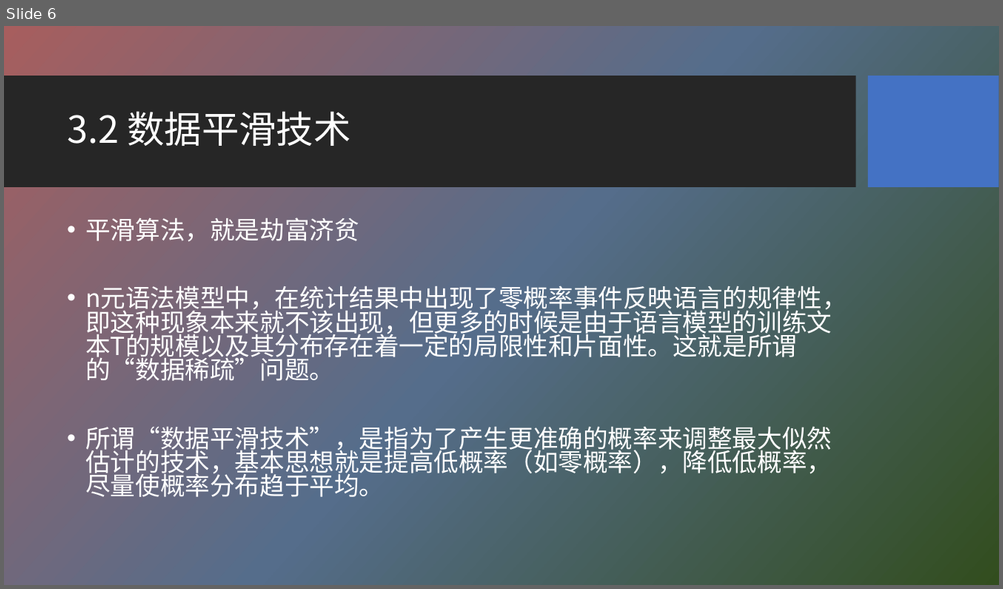
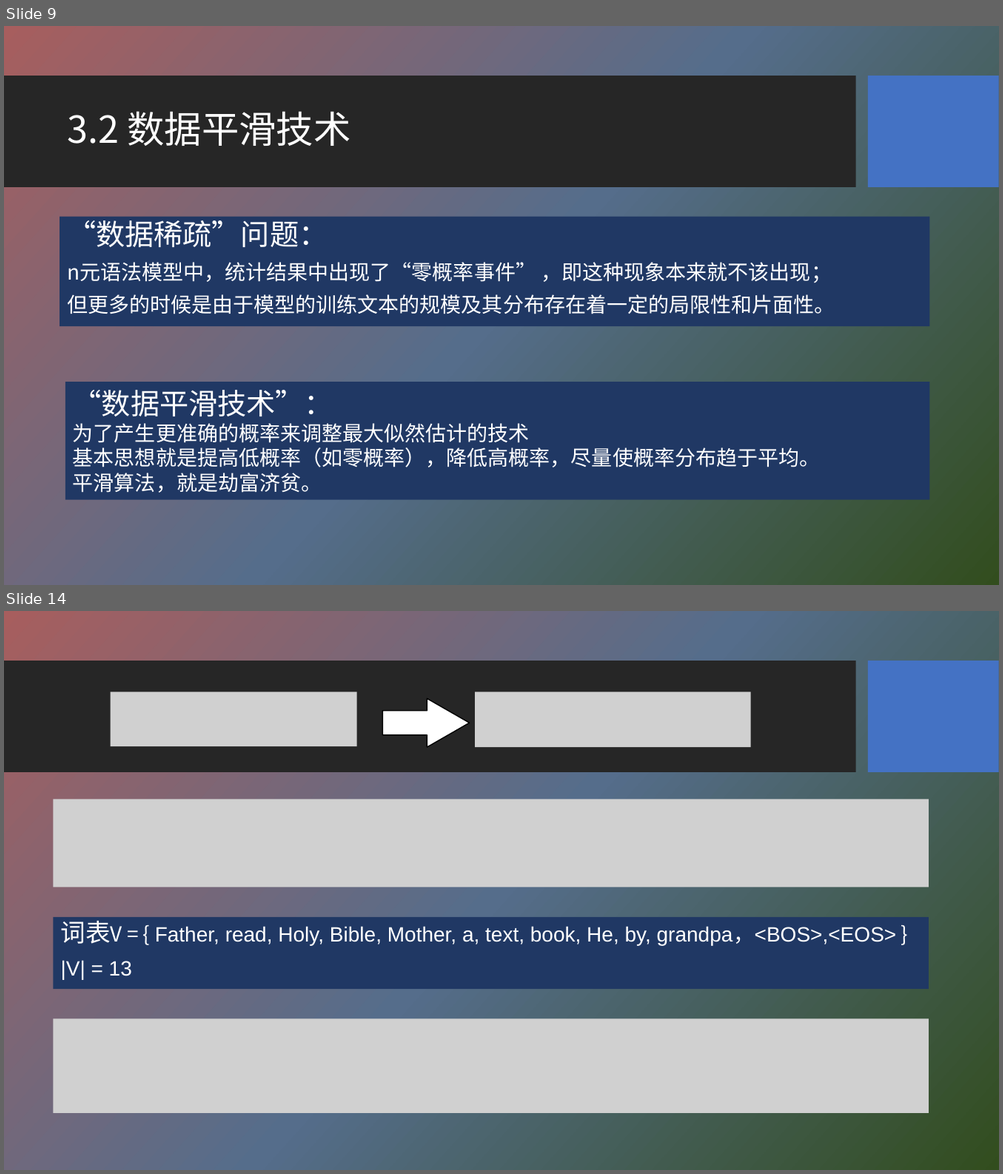
Before and after one commit to HBU/NLP_PPT, a slide deck: PPT-2020/ch03 n元语法模型.pptx. Shown one above the other, each under a label of ours: slide 6 before the commit, slides 9 and 14 after it; the slides between them are not shown. The pictures are 1003x589 and 1003x1174 pixels, drawn with LibreOffice and Linux fonts; fonts in the diff are those of the drawing; grey boxes stand for pictures; background and template pictures are left out. Boxes give left, top, right and bottom in pixels: in the first picture for what was removed or moved away, otherwise in the second. Text is boxed around its words. In the diff, an @@ line names an element or a change of style, - is before the commit and + after.

```diff
--- a/PPT-2020/ch03 n元语法模型.pptx
+++ b/PPT-2020/ch03 n元语法模型.pptx
@@ slide 14 added at bbox=[4, 611, 999, 1170], background picture (left out); not listed: 2 template elements that a slide beside it also shows @@
@@ picture added at bbox=[111, 692, 357, 747] @@
@@ right arrow added at bbox=[382, 698, 469, 747], fill #FFFFFF, outline #000000 1 pt @@
@@ picture added at bbox=[475, 692, 751, 748] @@
@@ picture added at bbox=[54, 799, 928, 887] @@
@@ rectangle added at bbox=[54, 917, 928, 990], fill #203864, 20 pt, text #FFFFFF @@
+词表V = { Father, read, Holy, Bible, Mother, a, text, book, He, by, grandpa，<BOS>,<EOS> }
+|V| = 13
@@ picture added at bbox=[54, 1019, 928, 1113] @@
@@ what was slide 6 is now slide 9 @@
@@ slide 9 changed as well @@
@@ text "“数据稀疏”问题：": place and size @@
-text "“数据稀疏”问题：" at bbox=[85, 218, 847, 497]
+text "“数据稀疏”问题：" at bbox=[60, 217, 929, 326]
@@ text "“数据稀疏”问题：" at bbox=[60, 217, 929, 326]: fill none to #203864 @@
@@ text at bbox=[67, 215, 835, 315]: text changed; size 24 to 20 pt @@
-• 平滑算法，就是劫富济贫
-• n元语法模型中，在统计结果中出现了零概率事件反映语言的规律性，即这种现象本来就不该出现，但更多的时候是由于语言模型的训练文本T的规模以及其分布存在着一定的局限性和片面性。这就是所谓的“数据稀疏”问题。
-• 所谓“数据平滑技术”，是指为了产生更准确的概率来调整最大似然估计的技术，基本思想就是提高低概率（如零概率），降低低概率，尽量使概率分布趋于平均。
+“数据稀疏”问题：
+n元语法模型中，统计结果中出现了“零概率事件” ，即这种现象本来就不该出现；
+但更多的时候是由于模型的训练文本的规模及其分布存在着一定的局限性和片面性。
@@ rectangle added at bbox=[65, 382, 929, 500], fill #203864, 20 pt, text #FFFFFF @@
+“数据平滑技术”：
+为了产生更准确的概率来调整最大似然估计的技术
+基本思想就是提高低概率（如零概率），降低高概率，尽量使概率分布趋于平均。
+平滑算法，就是劫富济贫。
```
Also in this commit, not shown: 4 other slides changed, 21 other slides added, 3 slides removed.
